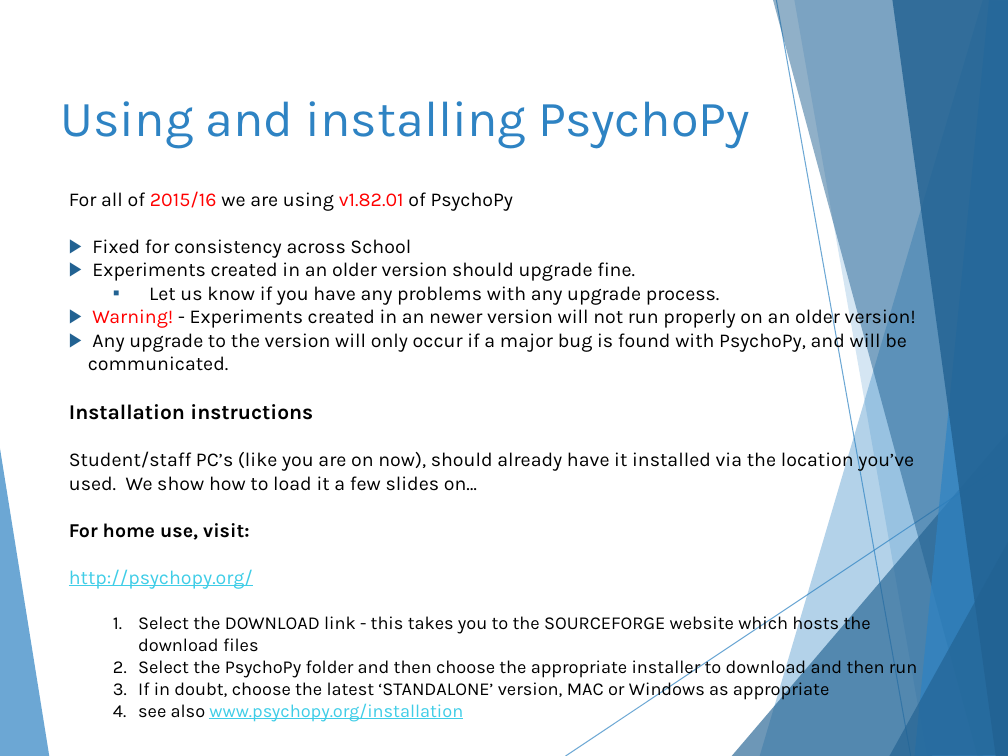
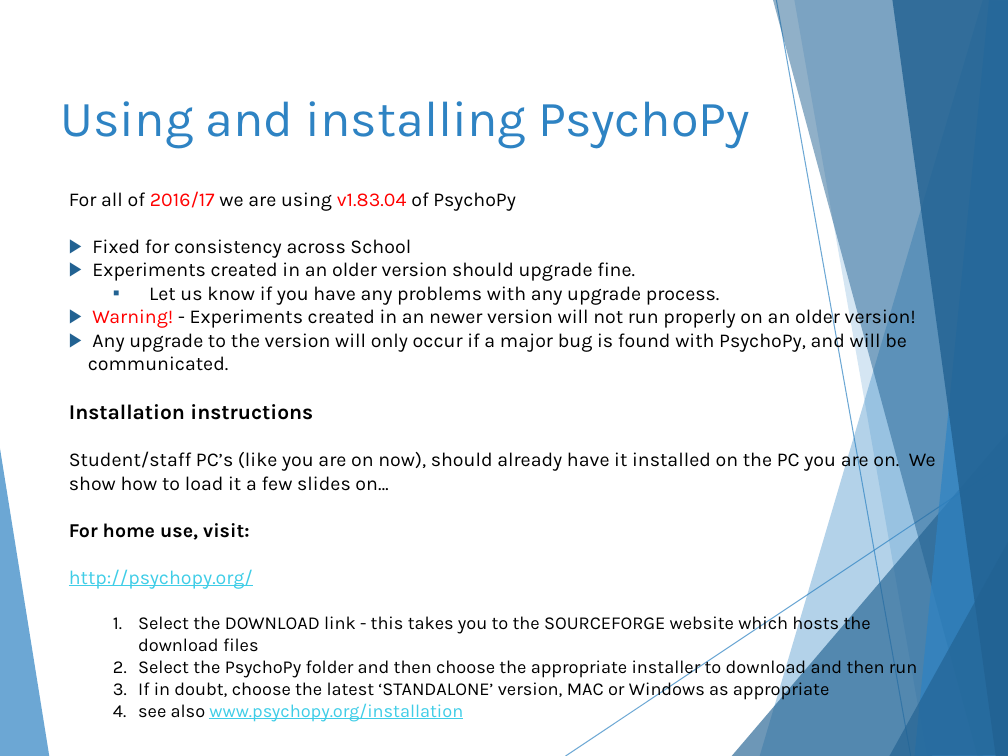
Before and after one commit to hlmpsy/psychopy_training, a slide deck: slide 5 of PsychoPy-Part1/PsychoPy-part1.pptx. Drawn at 1008x756 pixels with LibreOffice and Linux fonts; fonts in the diff are those of the drawing. Boxes give left, top, right and bottom in pixels: in the first picture for what was removed or moved away, otherwise in the second. Text is boxed around its words. In the diff, an @@ line names an element or a change of style, - is before the commit and + after.

```diff
--- a/PsychoPy-Part1/PsychoPy-part1.pptx
+++ b/PsychoPy-Part1/PsychoPy-part1.pptx
@@ text at (69,191,516,211): text changed @@
-For all of 2015/16 we are using v1.82.01 of PsychoPy
+For all of 2016/17 we are using v1.83.04 of PsychoPy
@@ text at (69,448,936,491): text changed @@
-Student/staff PC’s (like you are on now), should already have it installed via the location you’ve used. We show how to load it a few slides on…
+Student/staff PC’s (like you are on now), should already have it installed on the PC you are on. We show how to load it a few slides on…
```
Also in this commit, not shown: 9 other slides changed, 12 other files.
